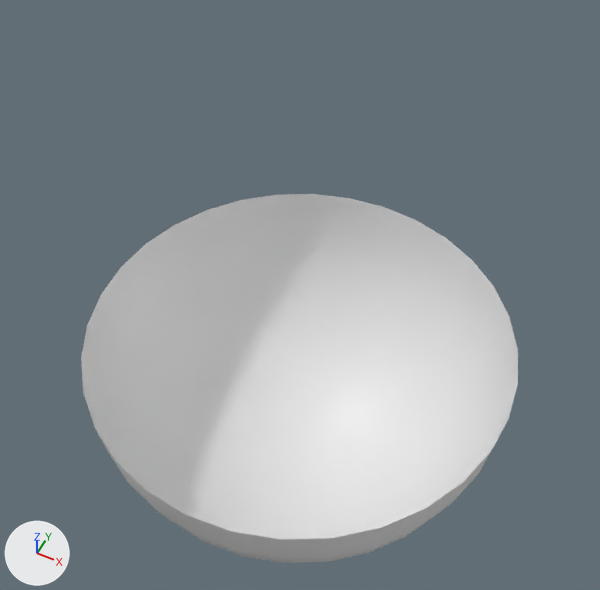
A saved change to the FBX model Assets/Models/Photogrammetry/halfSphere.fbx.
Rendered twice from a 50 mm lens placed at (38.1, -76.1, 105.3), pointed at (-2.2, 4.5, 4.5). The lights are fixed; the arrows at lower left show +X, +Y and +Z. Where no turn or scale is listed for an object, it has been applied to the vertices.
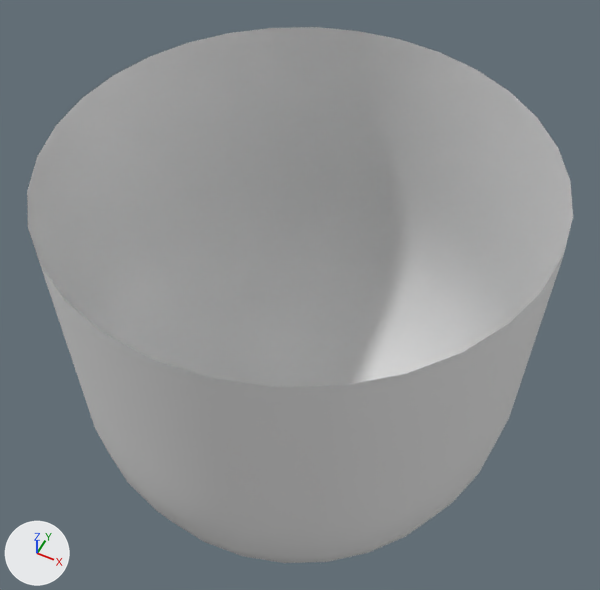
Boxes [x1, y1, x2, y2] around the edits, measured in the pictures (600 x 590 px):
```json
{"object": "Sphere", "change": "reshaped", "before": [81, 194, 518, 563], "after": [27, 27, 573, 563], "on screen": "25% wider, 45% taller"}
{"part": 1, "of": "me_sphere", "change": "added", "after": [27, 27, 573, 539]}
```

Edits to the scene script, one JSON object a line:
```json
{"block": "me_sphere", "where": "# used by ob_sphere; location = (0.0, 0.0, 0.0)"}
{"op": "remove", "block": "me_sphere", "code": "me_sphere.from_pydata(...)  # 260 vertices, 256 faces; spans x -35.0..35.0, y -35.0..35.0, z -35.0..32.3"}
{"op": "add", "block": "me_sphere", "code": "me_sphere.from_pydata(...)  # 417 vertices, 416 faces; spans x -35.0..35.0, y -35.0..35.0, z -35.0..35.0"}
{"block": "me_sphere", "change": "me_sphere part 1"}
{"block": "me_sphere", "change": "32 new vertices lie (0.0, 0.0, 7.0) away from vertices in x -35.0..35.0, y -35.0..35.0, z 0.0"}
{"block": "me_sphere", "change": "32 new vertices lie (0.0, 0.0, 7.0) away from vertices in x -35.0..35.0, y -35.0..35.0, z 7.0"}
{"block": "me_sphere", "change": "32 new vertices lie (0.0, 0.0, 7.0) away from vertices in x -35.0..35.0, y -35.0..35.0, z 14.0"}
{"block": "me_sphere", "change": "32 new vertices lie (0.0, 0.0, 7.0) away from vertices in x -35.0..35.0, y -35.0..35.0, z 21.0"}
{"block": "me_sphere", "change": "32 new vertices lie (0.0, 0.0, 7.0) away from vertices in x -35.0..35.0, y -35.0..35.0, z 28.0"}
{"block": "me_sphere", "change": "160 new faces join them"}
```
